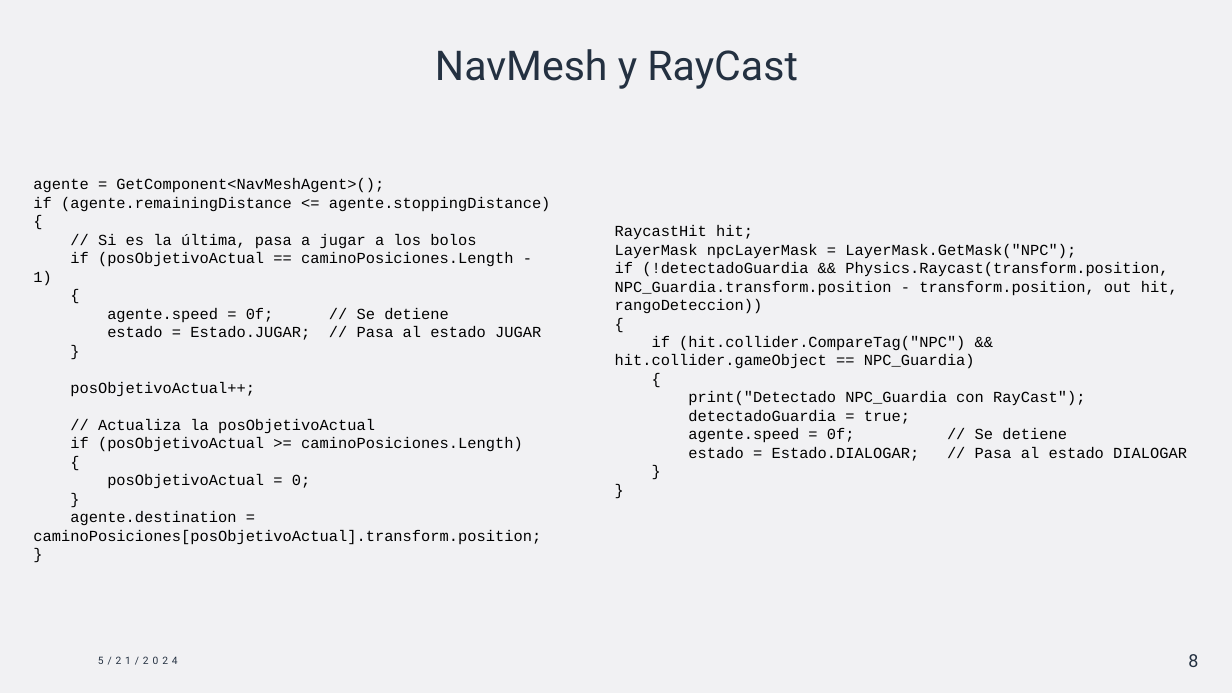
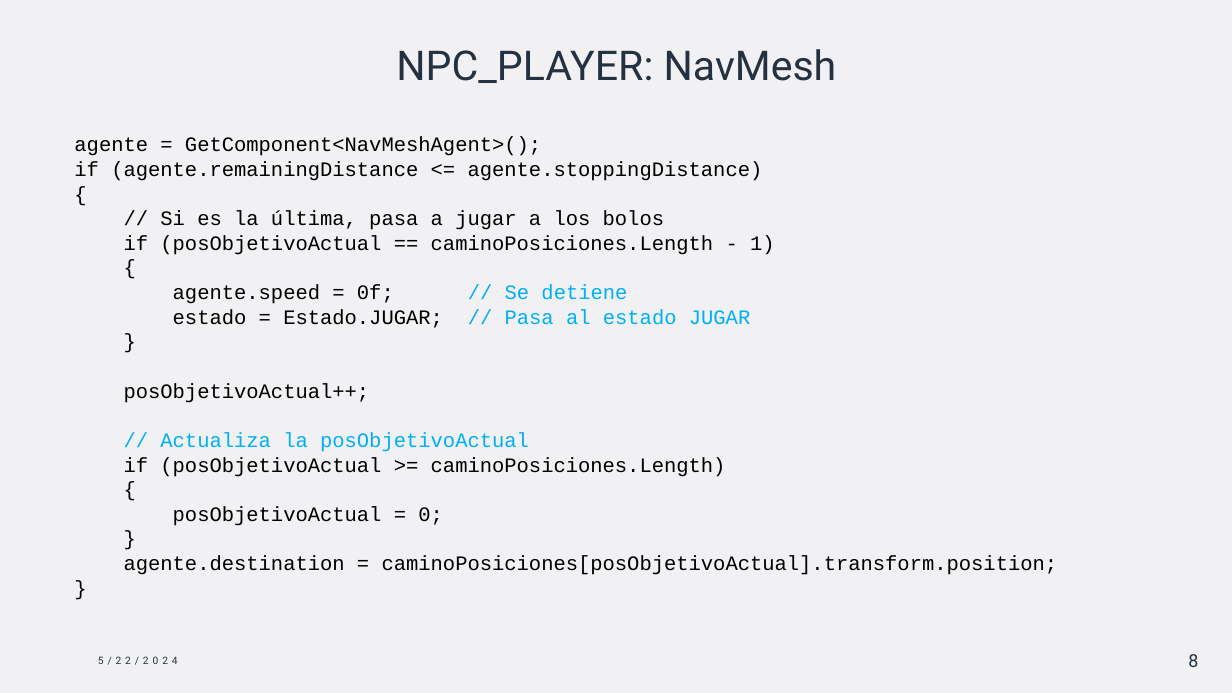
Before and after one commit to ignamarga1/Bowling24, a slide deck: slide 8 of La bolera.pptx. Drawn at 1232x693 pixels with LibreOffice and Linux fonts; fonts in the diff are those of the drawing. Boxes give left, top, right and bottom in pixels: in the first picture for what was removed or moved away, otherwise in the second. Text is boxed around its words. In the diff, an @@ line names an element or a change of style, - is before the commit and + after.

```diff
--- a/La bolera.pptx
+++ b/La bolera.pptx
@@ title at (x1=396, y1=49, x2=837, y2=83): text changed @@
-NavMesh y RayCast
+NPC_PLAYER: NavMesh
@@ text "agente = GetComponent<NavMeshAgent>();" moved from (x1=33, y1=178, x2=551, y2=545) to (x1=74, y1=137, x2=1058, y2=575) @@
@@ text "agente = GetComponent<NavMeshAgent>();" at (x1=74, y1=137, x2=1058, y2=575): size 12 to 16 pt; text colour #000000 to #00B0F0 in "// Se detiene", "// Pasa al estado JUGAR", "// Actualiza la posObjetivoActual" @@
@@ text removed at (x1=615, y1=225, x2=1187, y2=461) @@
-RaycastHit hit;
-LayerMask npcLayerMask = LayerMask.GetMask("NPC");
-if (!detectadoGuardia && Physics.Raycast(transform.position, NPC_Guardia.transform.position - transform.position, out hit, rangoDeteccion))
-{
-if (hit.collider.CompareTag("NPC") && hit.collider.gameObject == NPC_Guardia)
-{
-print("Detectado NPC_Guardia con RayCast");
-detectadoGuardia = true;
-agente.speed = 0f; // Se detiene
-estado = Estado.DIALOGAR; // Pasa al estado DIALOGAR
-}
-}
@@ text at (x1=98, y1=656, x2=178, y2=665): text changed @@
-5/21/2024
+5/22/2024
```
Also in this commit, not shown: 11 other slides changed, 6 slides added, 1 slide removed, 9 other files.
